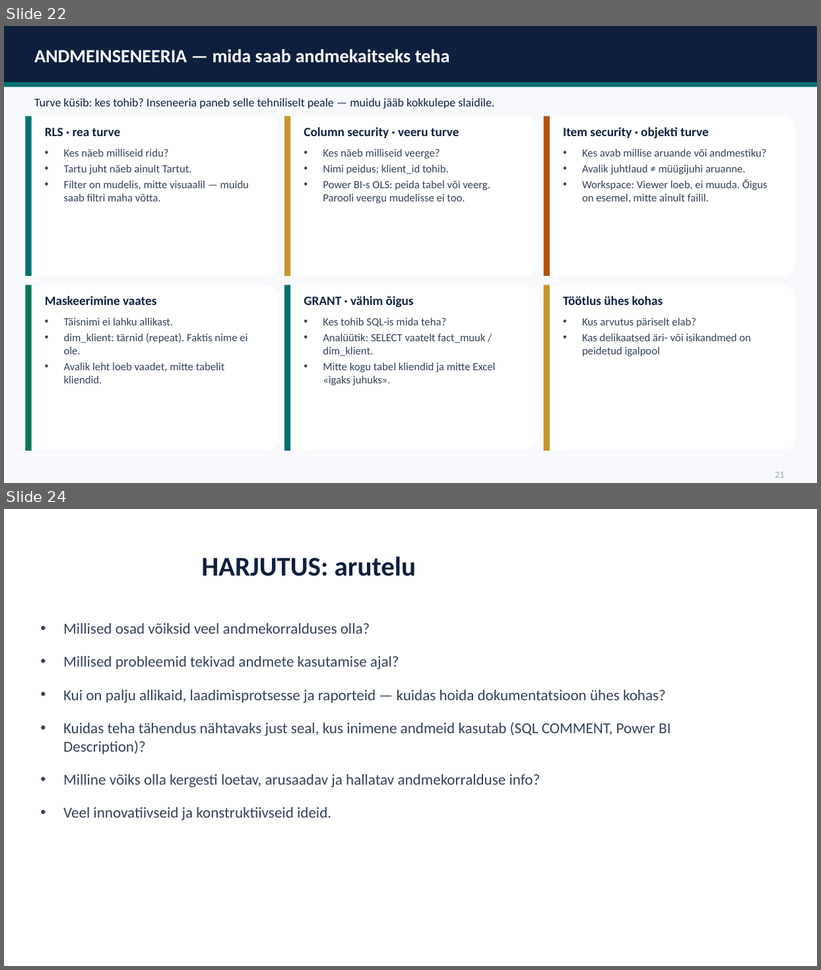
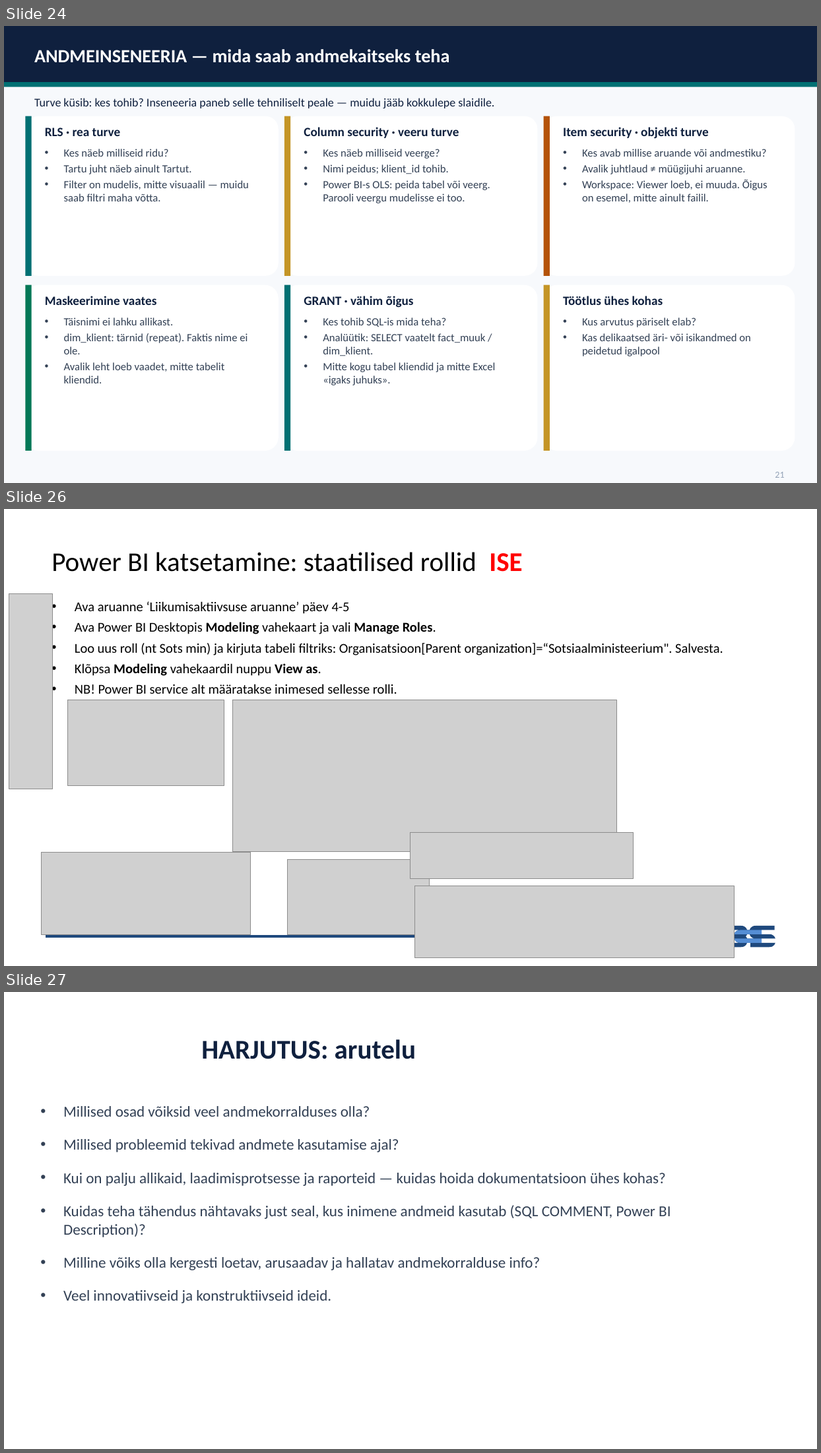
Before and after one commit to emilieabel/andmetarkus, a slide deck: Materjalid/Day9 Andmekorraldus Dim Fakt/9-paev-andmetarkus-esitlus.pptx. Shown one above the other, each under a label of ours: slides 22 and 24 before the commit, slides 24, 26 and 27 after it; the slides between them are not shown. The pictures are 821x970 and 821x1453 pixels, drawn with LibreOffice and Linux fonts; fonts in the diff are those of the drawing; grey boxes stand for pictures. Boxes give left, top, right and bottom in pixels: in the first picture for what was removed or moved away, otherwise in the second. Text is boxed around its words. In the diff, an @@ line names an element or a change of style, - is before the commit and + after.

```diff
--- a/Materjalid/Day9 Andmekorraldus Dim Fakt/9-paev-andmetarkus-esitlus.pptx
+++ b/Materjalid/Day9 Andmekorraldus Dim Fakt/9-paev-andmetarkus-esitlus.pptx
@@ slide 26 added at (x1=4, y1=509, x2=817, y2=966), background #FFFFFF @@
@@ title added at (x1=52, y1=552, x2=522, y2=572), 32 pt, text #000000 @@
+Power BI katsetamine: staatilised rollid ISE
@@ picture added at (x1=9, y1=593, x2=53, y2=789) @@
@@ text added at (x1=75, y1=601, x2=723, y2=694), 16 pt, text #000000 @@
+• Ava aruanne ‘Liikumisaktiivsuse aruanne’ päev 4-5
+• Ava Power BI Desktopis Modeling vahekaart ja vali Manage Roles.
+• Loo uus roll (nt Sots min) ja kirjuta tabeli filtriks: Organisatsioon[Parent organization]=“Sotsiaalministeerium". Salvesta.
+• Klõpsa Modeling vahekaardil nuppu View as.
+• NB! Power BI service alt määratakse inimesed sellesse rolli.
@@ picture added at (x1=68, y1=700, x2=224, y2=786) @@
@@ picture added at (x1=233, y1=700, x2=617, y2=852) @@
@@ picture added at (x1=411, y1=833, x2=634, y2=879) @@
@@ picture added at (x1=41, y1=852, x2=251, y2=935) @@
@@ picture added at (x1=288, y1=859, x2=430, y2=935) @@
@@ picture added at (x1=415, y1=887, x2=735, y2=958) @@
@@ line added from (46, 937) to (681, 937), #1F497D 3 pt @@
@@ freeform shape added at (x1=722, y1=926, x2=776, y2=948), fill #1F497D @@
@@ freeform shape added at (x1=735, y1=931, x2=762, y2=943), fill #558ED5 @@
@@ what was slide 22 is now slide 24 @@
@@ what was slide 24 is now slide 27 @@
```
Also in this commit, not shown: 7 slides changed, 2 other slides added, 1 other file.
